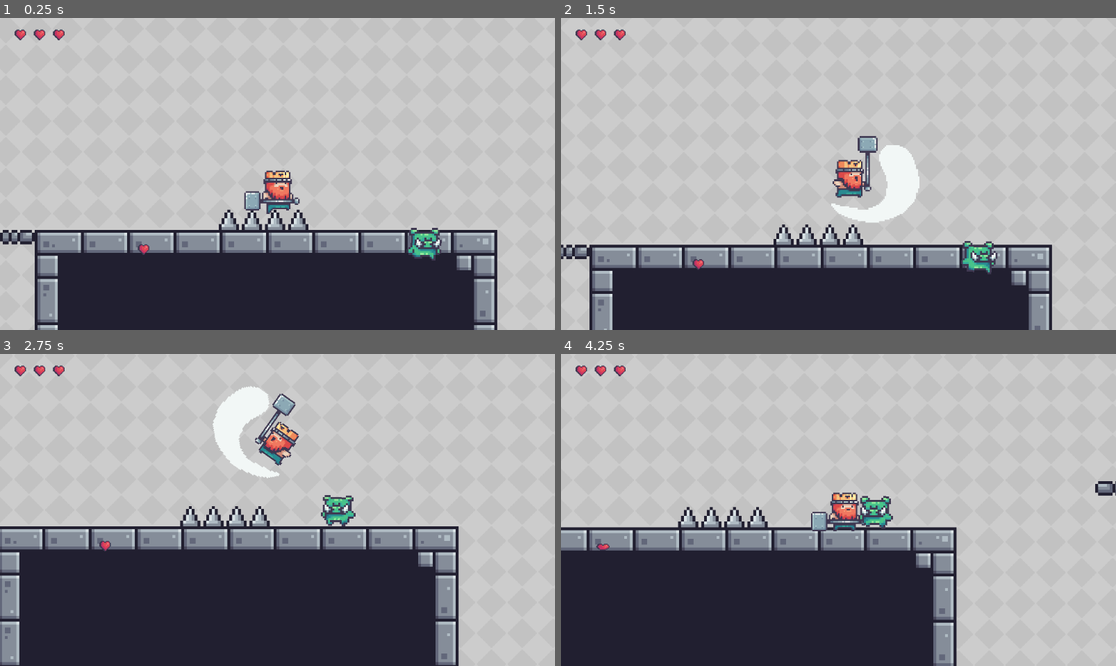
Above: before the commit, frames 1-4 (two rows, left to right).
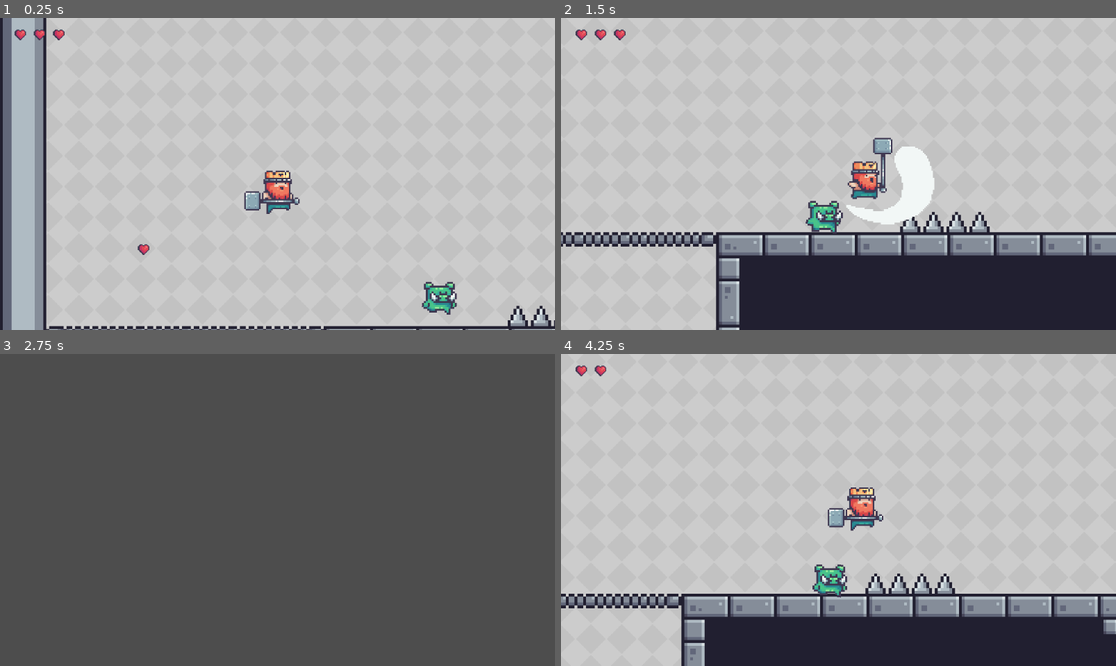
Above: after the commit, the same moments.

Repository: Nousand/GMTK-2026-Gamejam
Game: Godot game, scene res://scenes/Map.tscn
Two runs of this game, one before a commit and one after it. Both use one fixed random seed, a clock stepped at 60 frames per second and the inputs below. This scene is started directly instead of the project's main scene.
Inputs (mouse positions are in pixels of both pictures, inside the frame that each line leads up to):
- Up to frame 1 (0.25 s): no input
- Up to frame 2 (1.5 s): tap Enter (ui_accept) at 0.5 s; move the mouse to (960, 158) at 0.52 s; hold Right (move_right) from 0.53 s (still down); click (960, 158) at 0.6 s; tap Space (jump) at 0.77 s; move the mouse to (727, 189) at 1.27 s; click (727, 189) at 1.35 s
- Up to frame 3 (2.75 s): tap Space (jump) at 1.52 s; move the mouse to (333, 441) at 2.02 s; release Right (move_right) at 2.03 s; hold Left (move_left) from 2.03 s (still down); click (333, 441) at 2.1 s
- Up to frame 4 (4.25 s): move the mouse to (810, 572) at 2.77 s; release Left (move_left) at 2.78 s; hold Right (move_right) from 2.78 s (still down); click (810, 572) at 2.85 s; tap Space (jump) at 3.02, 3.77 s; move the mouse to (1005, 556) at 3.52 s; click (1005, 556) at 3.6 s

The runs differ from the first frame. In frame 1, 33% of the frame differs, in the area x 0-100%, y 0-100%; in frame 2, 22%; in frame 3, 99%; in frame 4, 32%.

Commit message:
fixed merge conflict

Diff:
--- a/scenes/Map.tscn
+++ b/scenes/Map.tscn
@@ -223,3 +223,4 @@
 tile_set = SubResource("TileSet_nhciw")
 
 [node name="PlayerTest" parent="." unique_id=1218194307 instance=ExtResource("3_xkm8s")]
+position = Vector2(-300, -100)
